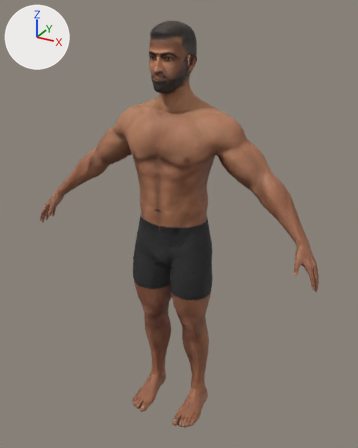
Renders of the glTF model public/coaches/mma-kadir/photo.glb from each side of a commit.
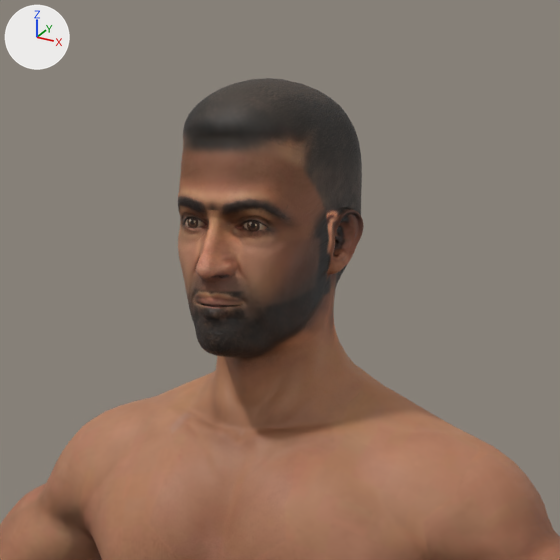
There are two pictures of each version: one whole from a 50 mm lens placed at (0.988, -1.765, 1.863), pointed at (0.012, 0.009, 0.976), one close up on the part from 29% to 69% of the width and 0% to 33% of the height. Arrows for +X, +Y and +Z are at upper left; the lights stay in place. The last two pictures show the newer version. Where no turn or scale is listed for an object, it has been applied to the vertices. Vertices at exactly the same position are counted once.

The scene before the commit, as lines of its bpy script (objects in view):
```python
me_mesh = bpy.data.meshes.new('Mesh')
me_mesh.from_pydata(...)  # 22131 vertices, 44148 faces; spans x -0.67..0.67, y -0.19..0.13, z -0.89..0.92
# faces by material slot: [24888, 17748, 1512]
me_mesh.materials.append(mat_m021_body)
me_mesh.materials.append(mat_m021_head)
me_mesh.materials.append(mat_eyes_opacity)
ob_m021_hipoly_81_bones = bpy.data.objects.new('m021_hipoly_81_bones', me_mesh)
ob_m021_hipoly_81_bones.location = (0.0, 0.0, 0.895)
```
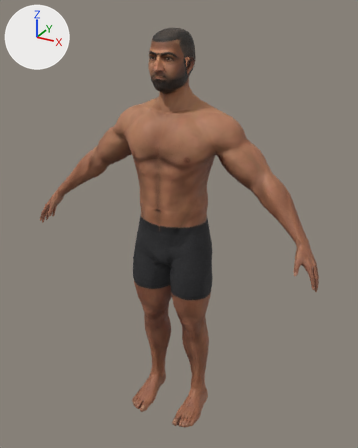
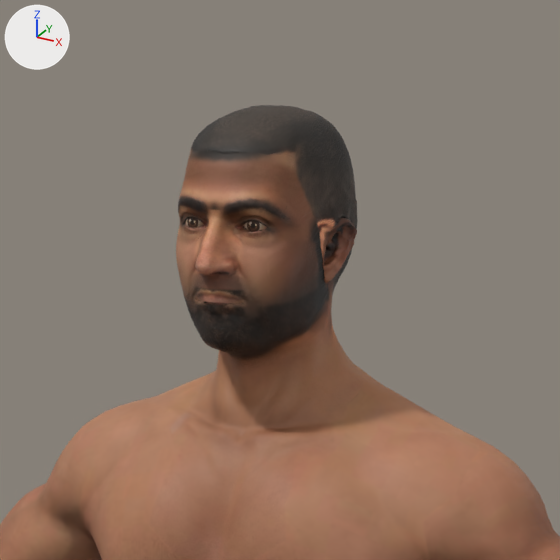
Edits to the scene script, one JSON object a line:
```json
{"block": "me_mesh", "where": "# used by ob_m021_hipoly_81_bones; location = (0.0, 0.0, 0.895)"}
{"op": "remove", "block": "me_mesh", "code": "me_mesh.from_pydata(...)  # 22131 vertices, 44148 faces; spans x -0.67..0.67, y -0.19..0.13, z -0.89..0.92"}
{"op": "add", "block": "me_mesh", "code": "me_mesh.from_pydata(...)  # 22131 vertices, 44148 faces; spans x -0.67..0.67, y -0.19..0.13, z -0.89..0.89"}
{"block": "me_mesh", "change": "me_mesh part 1: 3261 of the vertices in x -0.09..0.09, y -0.14..0.08, z 0.67..0.92 are scaled about their middle by (0.999, 0.926, 0.915), then moved by (0.0, -0.01, -0.01)"}
```

Changed parts and their boxes [x1, y1, x2, y2] in the close-ups (560 x 560 px; the box of a moved part takes in the faces that stretch with it):
```json
{"object": "m021_hipoly_81_bones", "change": "reshaped", "before": [0, 78, 560, 560], "after": [0, 105, 560, 560]}
{"part": 1, "of": "me_mesh", "change": "moved or reshaped", "before": [182, 78, 364, 357], "after": [188, 105, 358, 352]}
```
